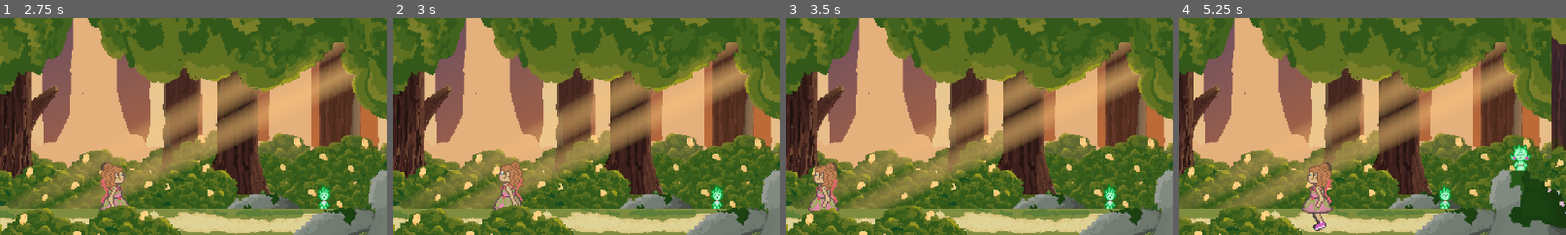
Above: before the commit, frames 1-4 (left to right).
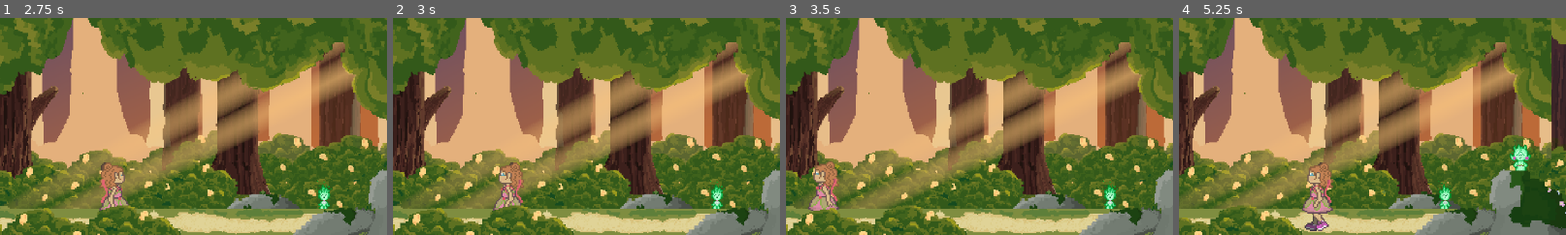
Above: after the commit, the same moments.

Repository: AlexReidNZ/Into-The-Pixie-Kingdom
Game: Godot game, scene res://Scenes/Levels/level_1.tscn
Two runs of this game, one before a commit and one after it. Both use one fixed random seed, a clock stepped at 60 frames per second and the inputs below. The engine's default icon, where the game draws it, is replaced by a stand-in: a white triangle on a blue panel in a dark square.
Inputs (mouse positions are % of the whole screen's width and height, from its top left):
- Up to frame 1 (2.75 s): click "Play" at 0.5 s; tap Enter (ui_accept) at 1.25 s; move the mouse to (72, 45) at 1.27 s; hold Shift (run) 1.28-2.03 s; hold Right (move_right) from 1.28 s (still down); tap Space (jump) at 1.52, 2.27 s; move the mouse to (30, 55) at 2.02 s; click (30, 55) at 2.1 s; tap Shift (run) at 2.3 s
- Up to frame 2 (3 s): move the mouse to (60, 28) at 2.77 s; release Right (move_right) at 2.78 s; hold Left (move_left) from 2.78 s (still down); hold Shift (run) from 2.78 s (still down); tap R (rotate puzzle piece) at 2.85 s
- Up to frame 3 (3.5 s): keep holding Left (move_left); keep holding Shift (run)
- Up to frame 4 (5.25 s): move the mouse to (45, 70) at 3.52 s; release Left (move_left) at 3.53 s; release Shift (run) at 3.53 s; hold Right (move_right) 3.53-5.03 s; tap Shift (run) at 3.6 s; tap Space (jump) at 3.77, 4.52 s; move the mouse to (80, 65) at 4.27 s; hold Shift (run) 4.28-5.03 s; move the mouse to (20, 35) at 5.02 s; hold Left (move_left) from 5.03 s (still down); click (20, 35) at 5.1 s
The pictures show only the part of the screen within x 16-66%, y 50-100%; the shares and areas given below are measured in that part.

Frame 1 is identical in both runs. In frame 2, 0.6% of the frame differs, in the area x 25-34%, y 66-89%; in frame 3, 0.7%, in the area x 5-14%, y 66-90%; in frame 4, 0.6%.

Commit message:
feat(sounding): footsteps

Diff:
--- a/platformer/player.gd
+++ b/platformer/player.gd
@@ -43,10 +43,14 @@
 ## Chance to play "look around" animation when idle
 @export_range(0, 1, 0.05) var animate_look_around_chance := 0.2
 
+## Indexes of walk animation frames where foot touches the ground
+@export var walk_step_frames: Array[int]
+
 var last_jump_input_time_ms := -1
 var last_on_floor_time_ms := -1
 var jump_anticipation_time := 0.0
 var jump_queued := false
+var shush := false
 var move_state := MoveState.IDLE:
 	set = set_move_state
 
@@ -89,6 +93,16 @@
 func _on_animation_finished() -> void:
 	if move_state == MoveState.LANDING:
 		move_state = MoveState.IDLE
+
+
+func _on_animation_frame_changed() -> void:
+	if move_state not in [MoveState.WALKING, MoveState.RUNNING]:
+		return
+	if shush:
+		return
+	# play walk sounds when foot touches ground
+	if animator.frame in walk_step_frames:
+		audio.play_walk()
 
 
 func calculate_velocity_x(delta: float) -> void:
@@ -171,15 +185,28 @@
 	if move_state == value:
 		return
 
+	# running and walking is the same animation, so try keep same animation going
+	var continue_animation := false
+	var continued_animation_frame = animator.frame
+
 	# some states can only path to certain other states
 	match move_state:
 		MoveState.JUMP_ANTICIPATING:
 			if value not in [MoveState.JUMPING, MoveState.FALLING]:
 				return
+		MoveState.RUNNING:
+			if value == MoveState.WALKING:
+				continue_animation = true
+		MoveState.WALKING:
+			if value == MoveState.RUNNING:
+				continue_animation = true
 		MoveState.PAUSED:
 			if value != MoveState.IDLE:
 				return
 
 	move_state = value
+	shush = continue_animation
 	animator.play(animations[move_state])
-	print(animations[move_state])
+	shush = false
+	if continue_animation:
+		animator.frame = continued_animation_frame
--- a/player/player.tscn
+++ b/player/player.tscn
@@ -1,13 +1,14 @@
-[gd_scene load_steps=82 format=3 uid="uid://boc6l1kkktvup"]
+[gd_scene load_steps=83 format=3 uid="uid://boc6l1kkktvup"]
 
 [ext_resource type="Script" path="res://platformer/player.gd" id="1_mehl8"]
 [ext_resource type="Texture2D" uid="uid://chq8makw0y7iw" path="res://player/animations/standing idle.png" id="2_6cm6y"]
 [ext_resource type="Texture2D" uid="uid://d0a8yljs8hedc" path="res://player/animations/jumping animation.png" id="2_bxljb"]
 [ext_resource type="Texture2D" uid="uid://fn343n3qltlk" path="res://player/animations/look around.png" id="3_bgbgm"]
 [ext_resource type="Texture2D" uid="uid://dh0t1jc6p484g" path="res://player/animations/girl walking right - out.png" id="4_wwj8c"]
-[ext_resource type="Script" path="res://player/player_audio_manager.gd" id="6_lvw6p"]
+[ext_resource type="Script" path="res://player/player_audio.gd" id="6_lvw6p"]
 [ext_resource type="AudioStream" uid="uid://b7dwbn6o6u7o3" path="res://Audio/Movement/Jumps/Jump3.wav" id="7_12meu"]
 [ext_resource type="AudioStream" uid="uid://bwnx2hy2ux8px" path="res://Audio/Movement/Jumps/Jump2.wav" id="7_tbisi"]
+[ext_resource type="AudioStream" uid="uid://cke332euyn6do" path="res://Audio/Movement/Walking/WalkingOnGrassSingle.wav" id="9_7satm"]
 
 [sub_resource type="CapsuleShape2D" id="CapsuleShape2D_7ckqf"]
 height = 48.0
@@ -592,6 +593,7 @@
 
 [node name="Player" type="CharacterBody2D"]
 script = ExtResource("1_mehl8")
+walk_step_frames = Array[int]([0, 5])
 
 [node name="Camera2D" type="Camera2D" parent="."]
 position = Vector2(-190, -125)
@@ -618,10 +620,15 @@
 
 [node name="Jump" type="AudioStreamPlayer" parent="Audio"]
 stream = ExtResource("7_12meu")
+volume_db = -5.971
 bus = &"Player"
+
+[node name="Walk" type="AudioStreamPlayer" parent="Audio"]
+stream = ExtResource("9_7satm")
 
 [node name="DialogueTailPos" type="Marker2D" parent="."]
 position = Vector2(-34, -36)
 
 [connection signal="animation_finished" from="AnimatedSprite2D" to="." method="_on_animation_finished"]
 [connection signal="animation_looped" from="AnimatedSprite2D" to="." method="_on_animation_looped"]
+[connection signal="frame_changed" from="AnimatedSprite2D" to="." method="_on_animation_frame_changed"]
--- a/player/player_audio_manager.gd
+++ b/player/player_audio.gd
@@ -7,6 +7,7 @@
 @export_range(0, 1, 0.01) var jump_2_threshold := 0.3
 
 @onready var jump: AudioStreamPlayer = $Jump
+@onready var walk: AudioStreamPlayer = $Walk
 
 
 func play_jump(strength: float) -> void:
@@ -19,3 +20,7 @@
 		jump.stream = jump_sample_2
 		return
 	jump.stream = jump_sample_1
+
+
+func play_walk() -> void:
+	walk.play()
